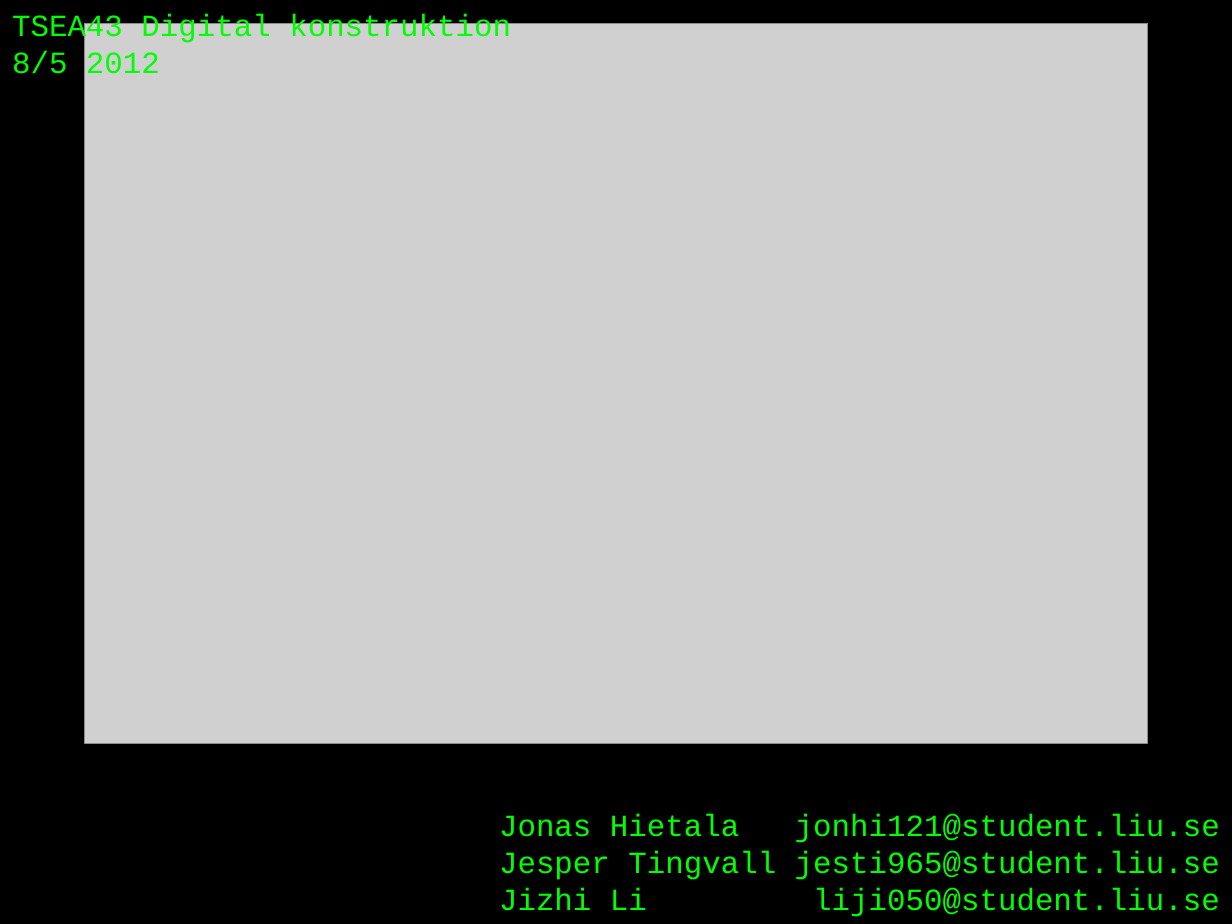
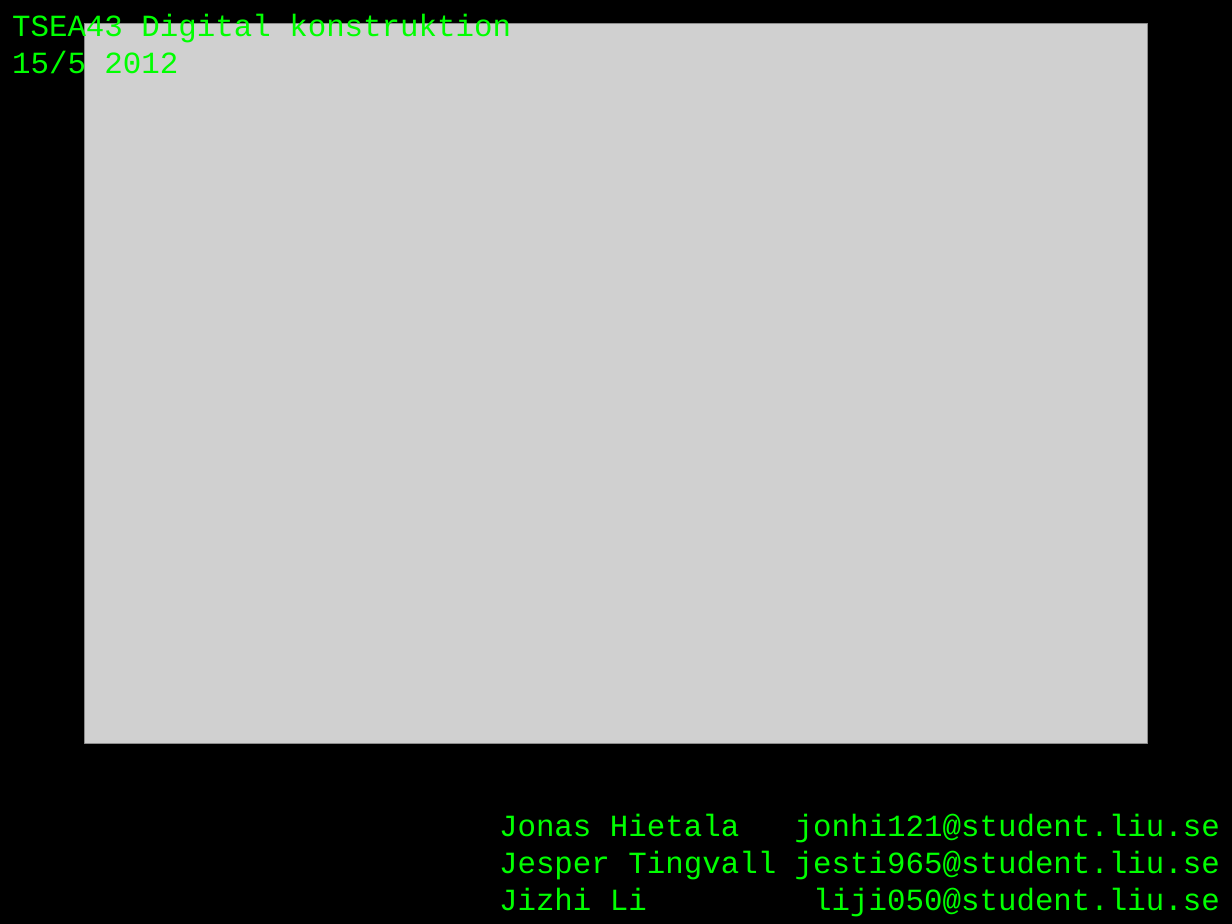
Before and after one commit to treeman/MARC, a slide deck: slide 1 of Report & presentation/redcode.pptx. Drawn at 1232x924 pixels with LibreOffice and Linux fonts; fonts in the diff are those of the drawing; grey boxes stand for pictures. Boxes give left, top, right and bottom in pixels: in the first picture for what was removed or moved away, otherwise in the second. Text is boxed around its words. In the diff, an @@ line names an element or a change of style, - is before the commit and + after.

```diff
--- a/Report & presentation/redcode.pptx
+++ b/Report & presentation/redcode.pptx
@@ text at (12, 51, 178, 82): text changed @@
-8/5 2012
+15/5 2012
```
Also in this commit, not shown: 5 other slides changed, 11 slides added, 2 slides removed.
